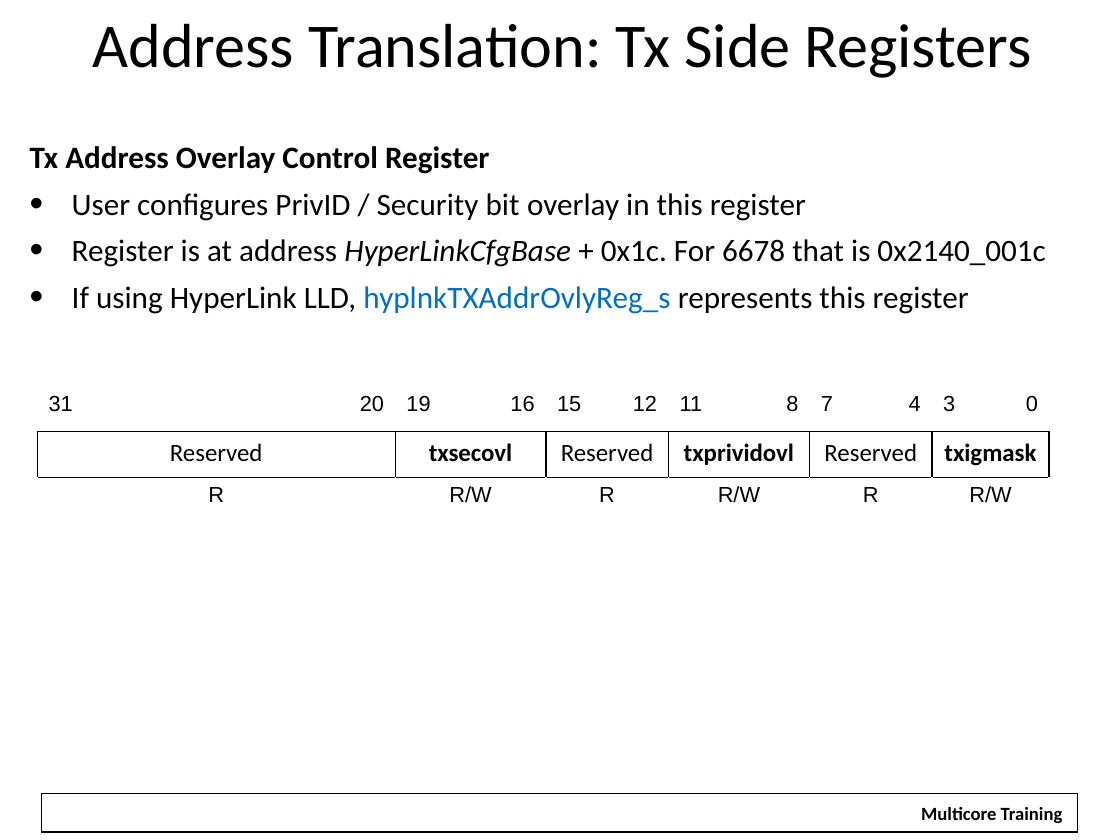
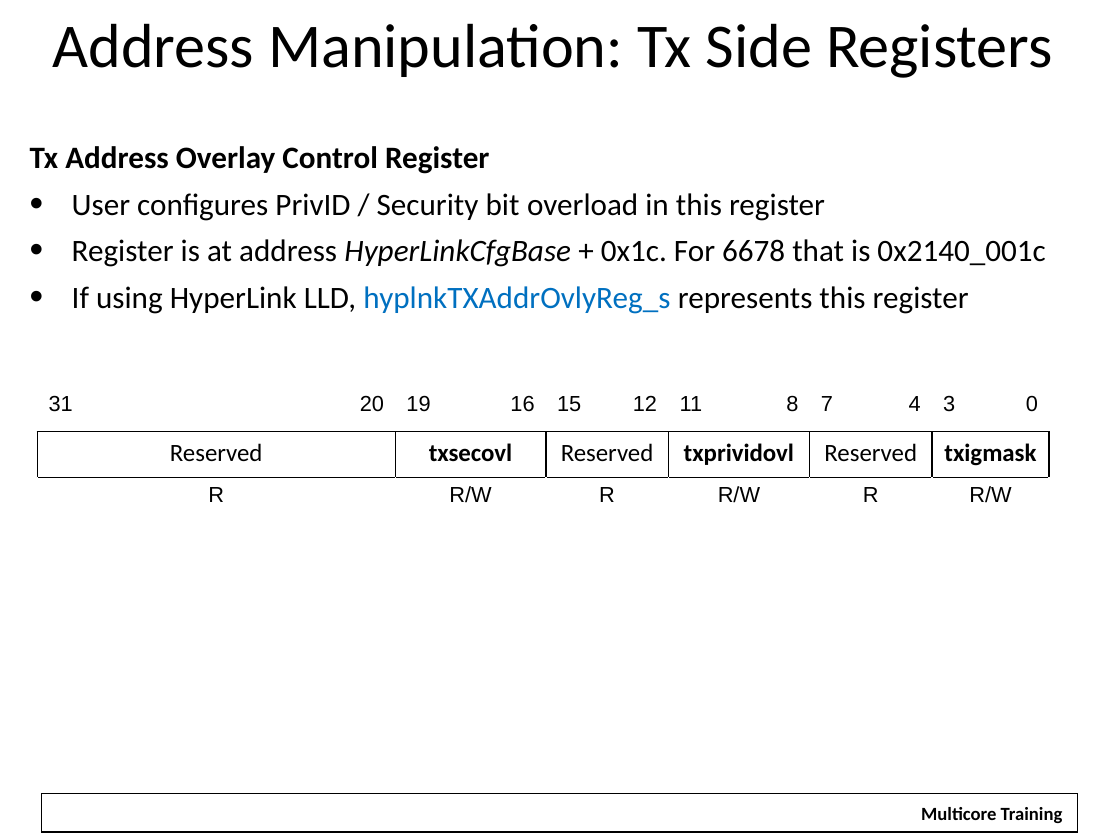
Before and after one commit to hari1989/keystone-workshop, a slide deck: slide 19 of slides/Intro to Hyperlink.pptx (slide 20 before the commit). Drawn at 1120x840 pixels with LibreOffice and Linux fonts; fonts in the diff are those of the drawing; background and template pictures are left out. Boxes give left, top, right and bottom in pixels: in the first picture for what was removed or moved away, otherwise in the second. Text is boxed around its words. In the diff, an @@ line names an element or a change of style, - is before the commit and + after.

```diff
--- a/slides/Intro to Hyperlink.pptx
+++ b/slides/Intro to Hyperlink.pptx
@@ text at bbox=[53, 23, 1053, 78]: text changed @@
-Address Translation: Tx Side Registers
+Address Manipulation: Tx Side Registers
@@ text at bbox=[72, 193, 825, 221]: text changed @@
-• User configures PrivID / Security bit overlay in this register
+• User configures PrivID / Security bit overload in this register
```
Also in this commit, not shown: 18 other slides changed, 1 slide removed.
